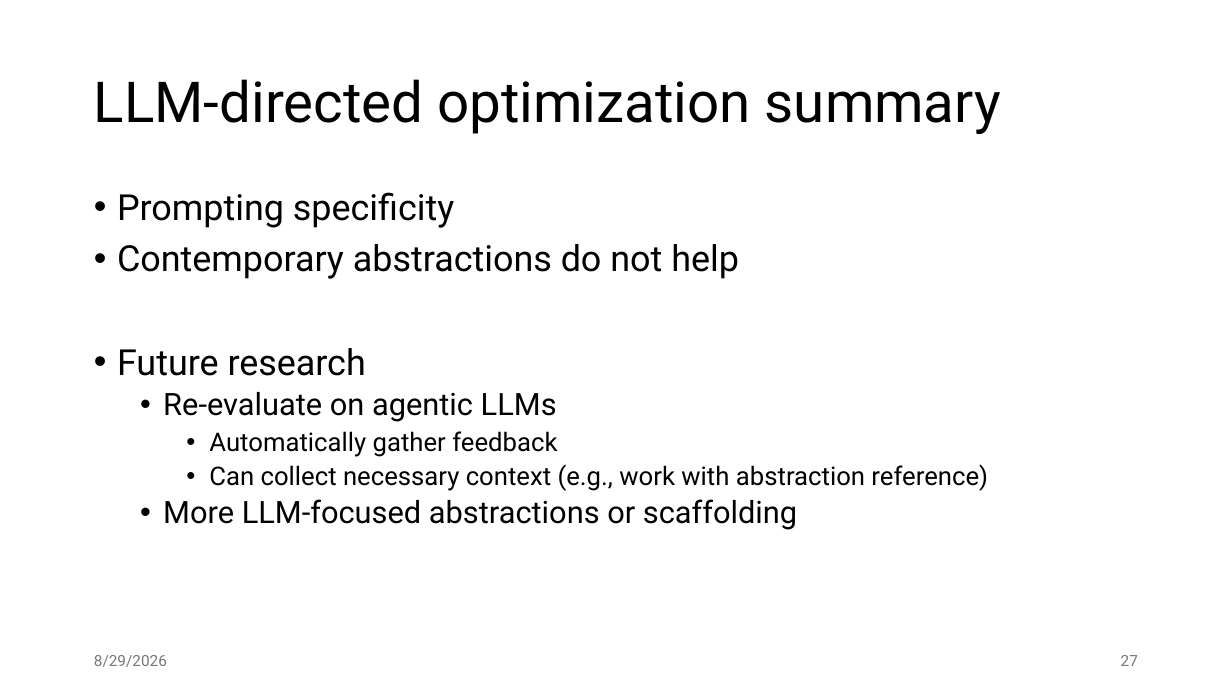
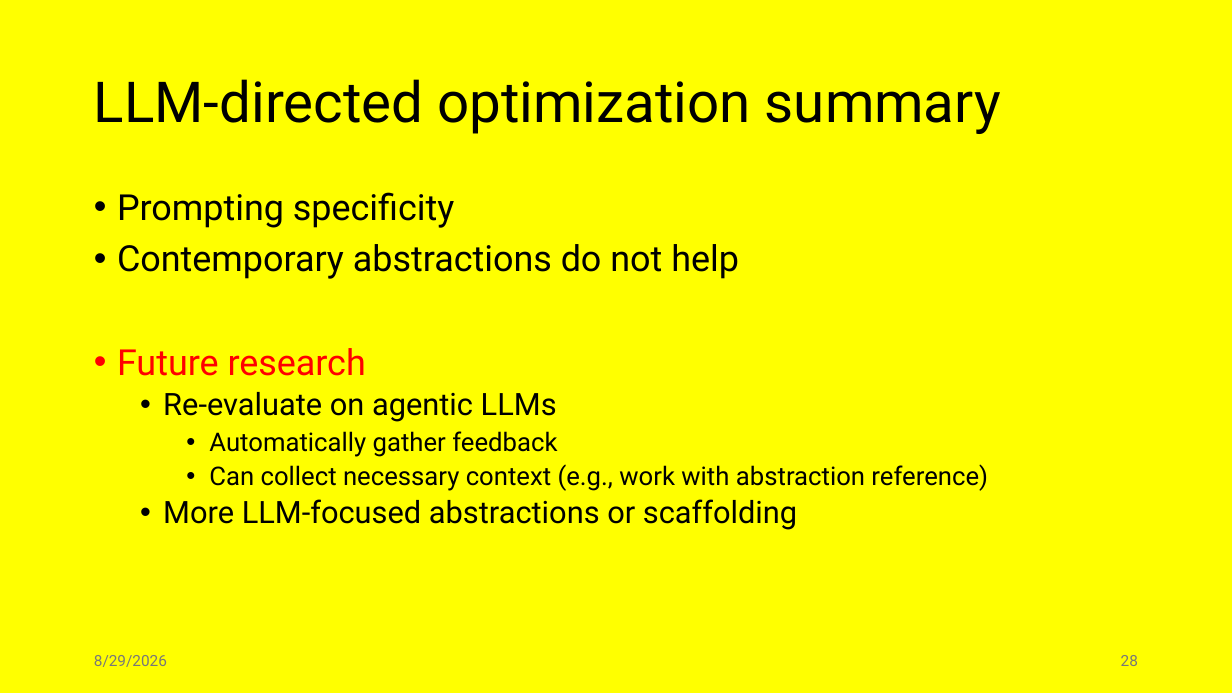
Before and after one commit to jiriklepl/phd-thesis, a slide deck: slide 28 of slides/Optimizing Memory Layouts and Traversal Orders in High-Performance Computing.pptx (slide 27 before the commit). Drawn at 1232x693 pixels with LibreOffice and Linux fonts; fonts in the diff are those of the drawing. Boxes give left, top, right and bottom in pixels: in the first picture for what was removed or moved away, otherwise in the second. Text is boxed around its words. In the diff, an @@ line names an element or a change of style, - is before the commit and + after.

```diff
--- a/slides/Optimizing Memory Layouts and Traversal Orders in High-Performance Computing.pptx
+++ b/slides/Optimizing Memory Layouts and Traversal Orders in High-Performance Computing.pptx
@@ background #FFFFFF to #FFFF00 @@
@@ text at (x1=117, y1=348, x2=366, y2=376): text colour #000000 to #FF0000 in "Future research" @@
@@ page number at (x1=1121, y1=655, x2=1138, y2=666): text changed @@
-27
+28
```
Also in this commit, not shown: 13 other slides changed, 2 slides added, 1 slide removed.
